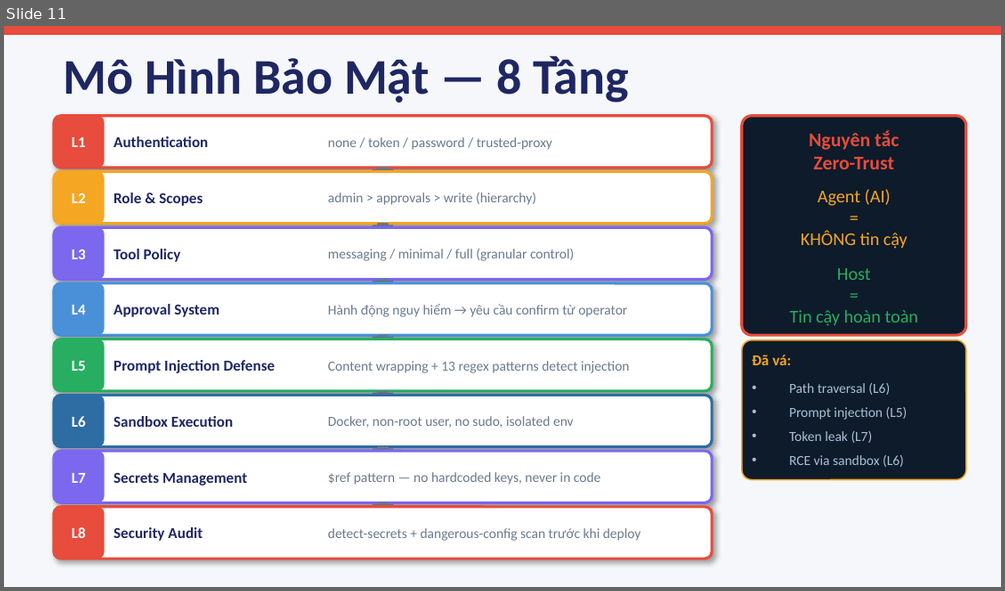
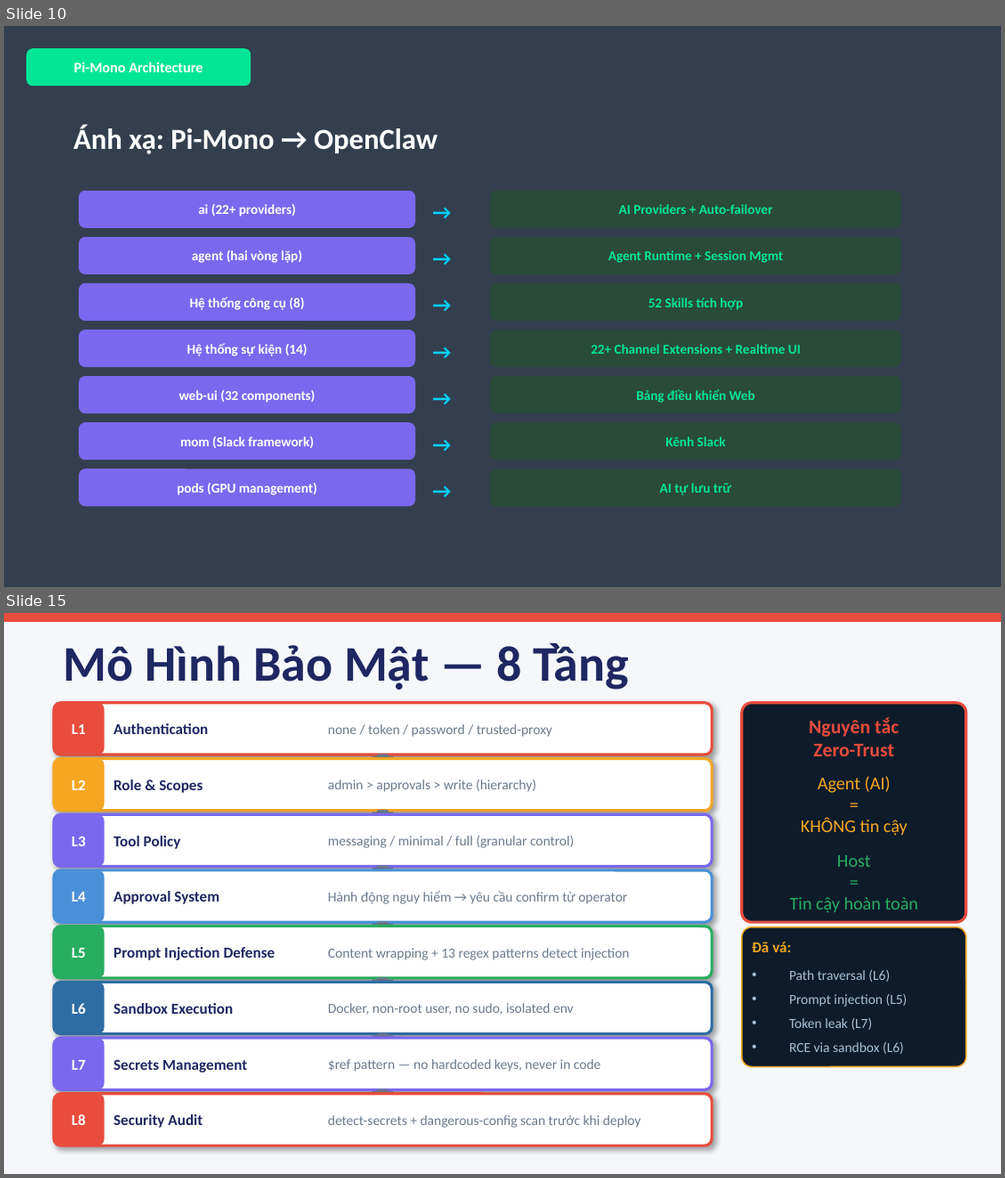
Before and after one commit to dvduongth/research_doc, a slide deck: open_claw/presentation/OpenClaw_Presentation.pptx. Shown one above the other, each under a label of ours: slide 11 before the commit, slides 10 and 15 after it; the slides between them are not shown. The pictures are 1005x591 and 1005x1178 pixels, drawn with LibreOffice and Linux fonts; fonts in the diff are those of the drawing. Boxes give left, top, right and bottom in pixels: in the first picture for what was removed or moved away, otherwise in the second. Text is boxed around its words. In the diff, an @@ line names an element or a change of style, - is before the commit and + after.

```diff
--- a/open_claw/presentation/OpenClaw_Presentation.pptx
+++ b/open_claw/presentation/OpenClaw_Presentation.pptx
@@ slide 10 added at (x1=4, y1=26, x2=1001, y2=587), background #333F50 @@
@@ rounded rectangle added at (x1=27, y1=49, x2=251, y2=87), fill #00E696, 10.5 pt, text #FFFFFF, bold @@
+Pi-Mono Architecture
@@ text added at (x1=73, y1=126, x2=437, y2=154), 21 pt, text #FFFFFF, bold @@
+Ánh xạ: Pi-Mono → OpenClaw
@@ rounded rectangle added at (x1=79, y1=191, x2=416, y2=228), fill #7B68EE, 9.8 pt, text #FFFFFF, bold @@
+ai (22+ providers)
@@ text added at (x1=422, y1=194, x2=483, y2=229), 15 pt, text #00D2FF, bold @@
+→
@@ rounded rectangle added at (x1=491, y1=191, x2=901, y2=228), fill #2A4A3A, 9.8 pt, text #00E696, bold @@
+AI Providers + Auto-failover
@@ rounded rectangle added at (x1=79, y1=237, x2=416, y2=275), fill #7B68EE, 9.8 pt, text #FFFFFF, bold @@
+agent (hai vòng lặp)
@@ rounded rectangle added at (x1=491, y1=237, x2=901, y2=275), fill #2A4A3A, 9.8 pt, text #00E696, bold @@
+Agent Runtime + Session Mgmt
@@ text added at (x1=422, y1=240, x2=483, y2=275), 15 pt, text #00D2FF, bold @@
+→
@@ rounded rectangle added at (x1=79, y1=283, x2=416, y2=321), fill #7B68EE, 9.8 pt, text #FFFFFF, bold @@
+Hệ thống công cụ (8)
@@ text added at (x1=422, y1=287, x2=483, y2=322), 15 pt, text #00D2FF, bold @@
+→
@@ rounded rectangle added at (x1=491, y1=283, x2=901, y2=321), fill #2A4A3A, 9.8 pt, text #00E696, bold @@
+52 Skills tích hợp
@@ rounded rectangle added at (x1=79, y1=329, x2=416, y2=367), fill #7B68EE, 9.8 pt, text #FFFFFF, bold @@
+Hệ thống sự kiện (14)
@@ text added at (x1=422, y1=333, x2=483, y2=368), 15 pt, text #00D2FF, bold @@
+→
@@ rounded rectangle added at (x1=491, y1=329, x2=901, y2=367), fill #2A4A3A, 9.8 pt, text #00E696, bold @@
+22+ Channel Extensions + Realtime UI
@@ rounded rectangle added at (x1=79, y1=376, x2=416, y2=414), fill #7B68EE, 9.8 pt, text #FFFFFF, bold @@
+web-ui (32 components)
@@ text added at (x1=422, y1=380, x2=483, y2=415), 15 pt, text #00D2FF, bold @@
+→
@@ rounded rectangle added at (x1=491, y1=376, x2=901, y2=414), fill #2A4A3A, 9.8 pt, text #00E696, bold @@
+Bảng điều khiển Web
@@ rounded rectangle added at (x1=79, y1=423, x2=416, y2=460), fill #7B68EE, 9.8 pt, text #FFFFFF, bold @@
+mom (Slack framework)
@@ text added at (x1=422, y1=426, x2=483, y2=460), 15 pt, text #00D2FF, bold @@
+→
@@ rounded rectangle added at (x1=491, y1=423, x2=901, y2=460), fill #2A4A3A, 9.8 pt, text #00E696, bold @@
+Kênh Slack
@@ rounded rectangle added at (x1=79, y1=468, x2=416, y2=507), fill #7B68EE, 9.8 pt, text #FFFFFF, bold @@
+pods (GPU management)
@@ text added at (x1=422, y1=473, x2=483, y2=507), 15 pt, text #00D2FF, bold @@
+→
@@ rounded rectangle added at (x1=491, y1=468, x2=901, y2=507), fill #2A4A3A, 9.8 pt, text #00E696, bold @@
+AI tự lưu trữ
@@ what was slide 11 is now slide 15 @@
```
Also in this commit, not shown: 11 slides changed, 3 other slides added, 47 other files.
